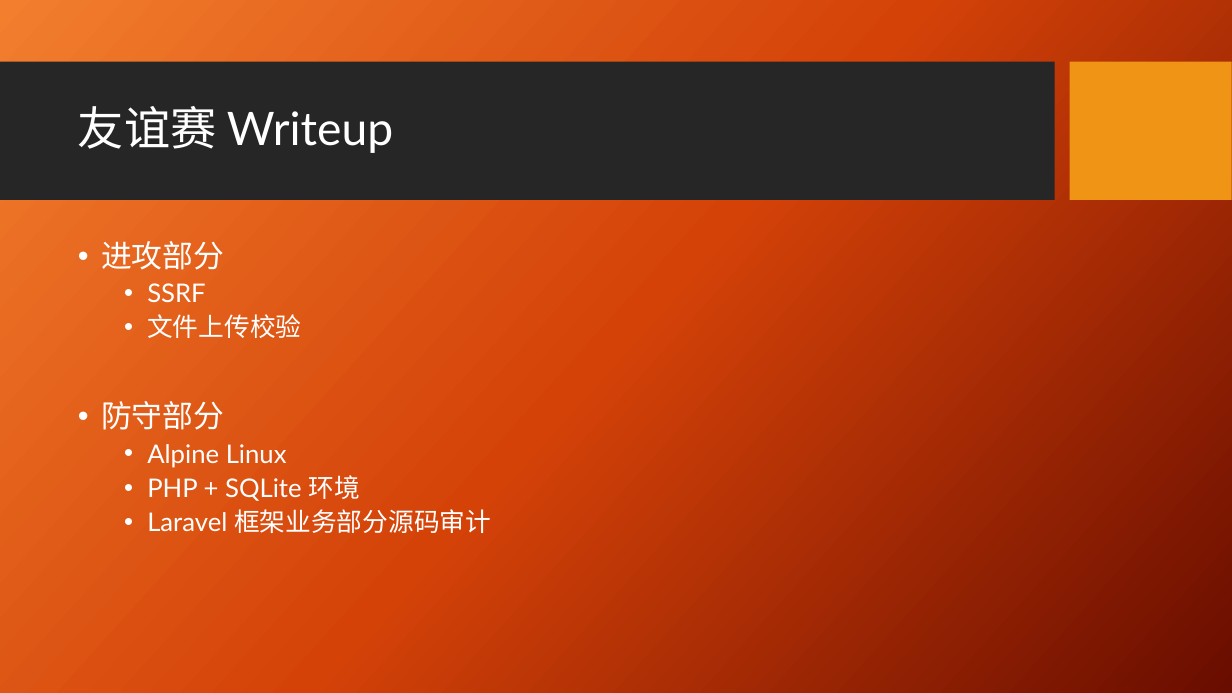
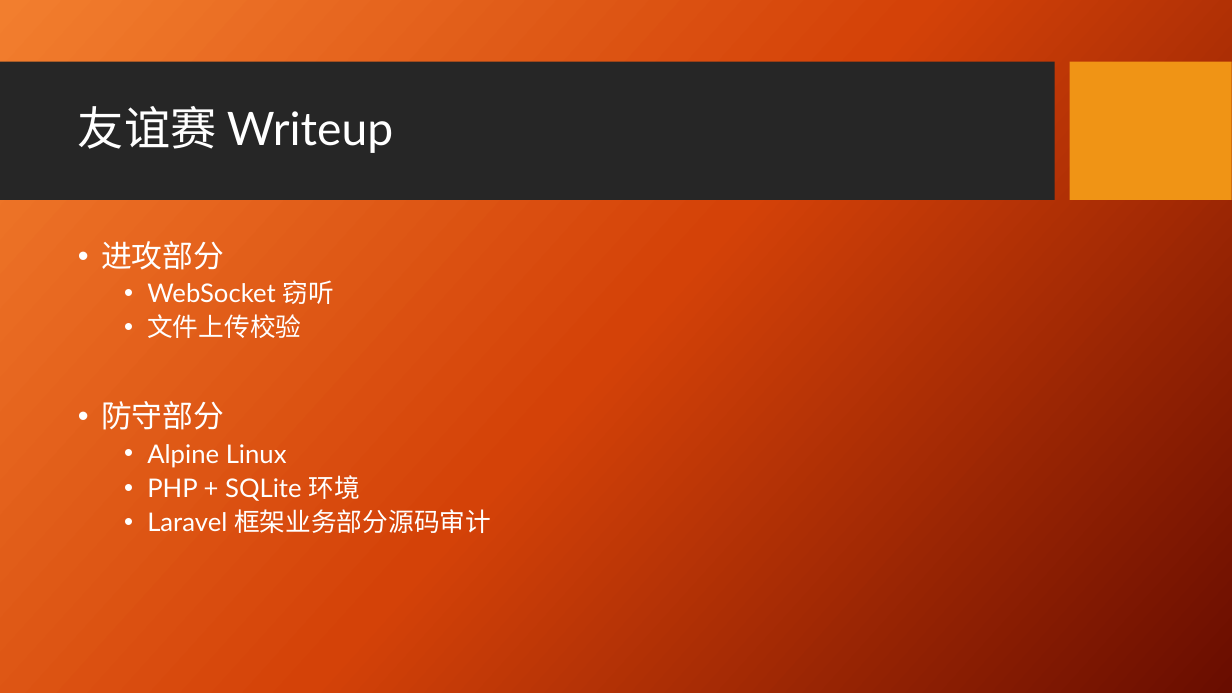
Before and after one commit to zzfly256/CTF-AWD-demo, a slide deck: slide 16 of CTF AWD.pptx (slide 6 before the commit). Drawn at 1232x693 pixels with LibreOffice and Linux fonts; fonts in the diff are those of the drawing; background and template pictures are left out. Boxes give left, top, right and bottom in pixels: in the first picture for what was removed or moved away, otherwise in the second. Text is boxed around its words. In the diff, an @@ line names an element or a change of style, - is before the commit and + after.

```diff
--- a/CTF AWD.pptx
+++ b/CTF AWD.pptx
@@ text at (x1=147, y1=280, x2=333, y2=304): text changed @@
-  • SSRF
+  • WebSocket 窃听
```
Also in this commit, not shown: 2 other slides changed, 10 slides added, 23 other files.
